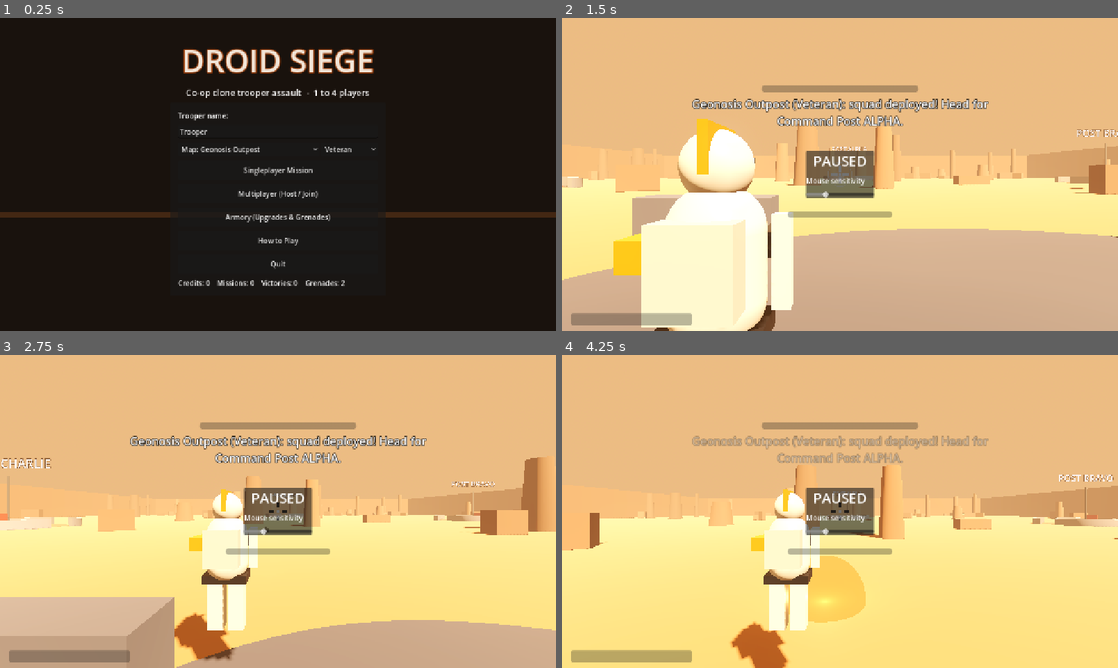
Above: before the commit, frames 1-4 (two rows, left to right).
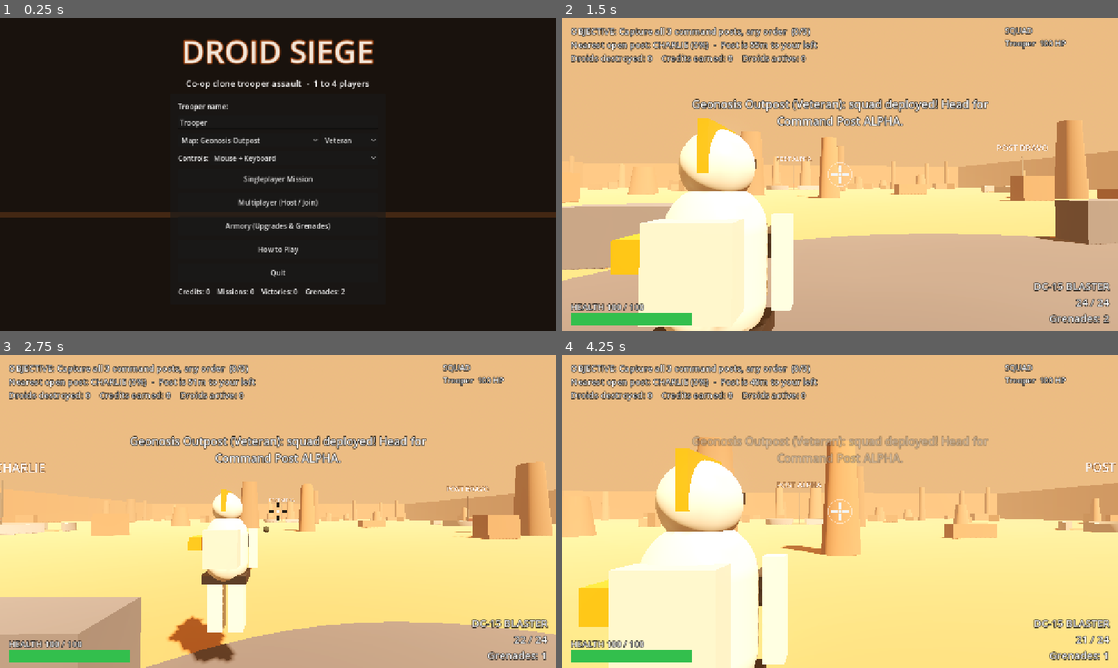
Above: after the commit, the same moments.

Repository: adamcantcodelol/droid-siege
Game: Godot game, scene res://scenes/main_menu.tscn
Same seed, same stepped clock (60 frames per second), same inputs: the game is played once before the commit and once after it.
Inputs (mouse positions are in pixels of both pictures, inside the frame that each line leads up to):
- Up to frame 1 (0.25 s): no input
- Up to frame 2 (1.5 s): click "Singleplayer Mission" at 0.5 s; move the mouse to (867, 174) at 1.27 s; hold W (move_forward) from 1.28 s (still down); hold Right mouse button (aim) from 1.28 s (still down)
- Up to frame 3 (2.75 s): keep holding W (move_forward); tap Space (jump) at 1.52, 1.82, 2.27, 2.57 s; click (305, 511) at 1.55 s; move the mouse to (250, 511) at 2.02 s; release Right mouse button (aim) at 2.03 s; click (250, 511) at 2.1 s; tap G (grenade) at 2.3 s
- Up to frame 4 (4.25 s): keep holding W (move_forward); move the mouse to (851, 505) at 2.77 s; hold Shift (sprint) 2.78-3.53 s; tap G (grenade) at 2.85 s; click (851, 505) at 2.92 s; move the mouse to (834, 517) at 3.52 s; tap Shift (sprint) at 3.6 s; click (834, 517) at 3.67 s; tap Space (jump) at 3.77, 4.07 s; tap Q (kb_aim, bound only after the commit) at 3.8 s

The runs differ from the first frame. In frame 1, 5.9% of the frame differs, in the area x 32-68%, y 6-89%; in frame 2, 19%; in frame 3, 15%; in frame 4, 31%, in the area x 0-100%, y 2-100%.
Error before the commit: Invalid call. Nonexistent function 'build_control_options' in base 'Node (game.gd)'. (res://scripts/hud.gd:185)

Commit message:
Trackpad/keyboard-only control mode: keyboard turn/look, F/Ctrl fire, Q/Alt aim toggle, aim assist, optional auto-fire; menu+pause options; kbtest

Diff:
--- a/scripts/game.gd
+++ b/scripts/game.gd
@@ -50,6 +50,11 @@
 var sounds := {}
 var menu_message := ""
 var mouse_sensitivity := 0.0025
+var control_mode := 0      # 0 = mouse + keyboard, 1 = trackpad / keyboard only
+var turn_speed := 2.6      # radians per second for keyboard turning
+var auto_fire := false
+var aim_assist := true
+const CONTROL_MODES := ["Mouse + Keyboard", "Trackpad / Keyboard Only"]
 var _test_start_ms := 0
 var _test_done := false
 
@@ -73,16 +78,68 @@
 		call_deferred("_start_test")
 
 
+func controls_help() -> String:
+	if control_mode == 1:
+		return "TRACKPAD / KEYBOARD: WASD move, Arrows or J/L turn + I/K look, F or Ctrl fire (trackpad tap also fires), Q or Alt toggle aim, Shift sprint, Space jump, R reload, G grenade, E (hold) revive, Esc pause. Aim assist pulls toward droids near the crosshair%s." % (", auto-fire ON" if auto_fire else "")
+	return "MOUSE + KEYBOARD: WASD move, Mouse look, Left click fire, Right click aim, Shift sprint, Space jump, R reload, G grenade, E (hold) revive, Esc pause."
+
+
+## Adds the Controls selector (+ turn speed, aim assist, auto-fire) to a menu box.
+func build_control_options(box: Control) -> void:
+	var row := HBoxContainer.new()
+	var l := Label.new()
+	l.text = "Controls:"
+	row.add_child(l)
+	var opt := OptionButton.new()
+	opt.size_flags_horizontal = Control.SIZE_EXPAND_FILL
+	for m in CONTROL_MODES:
+		opt.add_item(m)
+	opt.selected = control_mode
+	row.add_child(opt)
+	box.add_child(row)
+	var extra := VBoxContainer.new()
+	box.add_child(extra)
+	var tl := Label.new()
+	tl.text = "Keyboard turn speed"
+	extra.add_child(tl)
+	var ts := HSlider.new()
+	ts.min_value = 0.8
+	ts.max_value = 6.0
+	ts.step = 0.1
+	ts.value = turn_speed
+	ts.value_changed.connect(func(v): turn_speed = v; write_save())
+	extra.add_child(ts)
+	var aa := CheckBox.new()
+	aa.text = "Aim assist (pulls toward droids near the crosshair)"
+	aa.button_pressed = aim_assist
+	aa.toggled.connect(func(on): aim_assist = on; write_save())
+	extra.add_child(aa)
+	var af := CheckBox.new()
+	af.text = "Auto-fire when the crosshair is on a droid"
+	af.button_pressed = auto_fire
+	af.toggled.connect(func(on): auto_fire = on; write_save())
+	extra.add_child(af)
+	extra.visible = control_mode == 1
+	opt.item_selected.connect(func(i): control_mode = i; extra.visible = i == 1; write_save())
+
+
 func is_headless() -> bool:
 	return DisplayServer.get_name() == "headless"
 
 
 # ---------------------------------------------------------------- input
 func _setup_input() -> void:
-	_bind("move_forward", [KEY_W, KEY_UP])
-	_bind("move_back", [KEY_S, KEY_DOWN])
-	_bind("move_left", [KEY_A, KEY_LEFT])
-	_bind("move_right", [KEY_D, KEY_RIGHT])
+	_bind("move_forward", [KEY_W])
+	_bind("move_back", [KEY_S])
+	_bind("move_left", [KEY_A])
+	_bind("move_right", [KEY_D])
+	# Keyboard / trackpad mode (only used when control_mode == 1)
+	_bind("turn_left", [KEY_LEFT, KEY_J])
+	_bind("turn_right", [KEY_RIGHT, KEY_L])
+	_bind("look_up", [KEY_UP, KEY_I])
+	_bind("look_down", [KEY_DOWN, KEY_K])
+	_bind("kb_fire", [KEY_F, KEY_CTRL])
+	_bind("kb_aim", [KEY_Q, KEY_ALT])
 	_bind("sprint", [KEY_SHIFT])
 	_bind("jump", [KEY_SPACE])
 	_bind("reload", [KEY_R])
@@ -109,7 +166,7 @@
 # ---------------------------------------------------------------- save / upgrades
 func default_save() -> Dictionary:
 	return {"credits": 0, "dmg": 0, "rate": 0, "mag": 0, "armor": 0, "grenades": 2,
-		"missions": 0, "wins": 0, "name": "Trooper", "sens": 0.0025, "map": 0, "diff": 1}
+		"missions": 0, "wins": 0, "name": "Trooper", "sens": 0.0025, "map": 0, "diff": 1, "controls": 0, "turn_speed": 2.6, "auto_fire": false, "aim_assist": true}
 
 
 func load_save() -> void:
@@ -127,11 +184,19 @@
 	player_name = str(save["name"])
 	settings = {"map": int(save["map"]), "diff": int(save["diff"])}
 	mouse_sensitivity = float(save["sens"])
+	control_mode = int(save["controls"])
+	turn_speed = float(save["turn_speed"])
+	auto_fire = bool(save["auto_fire"])
+	aim_assist = bool(save["aim_assist"])
 
 
 func write_save() -> void:
 	save["name"] = player_name
 	save["sens"] = mouse_sensitivity
+	save["controls"] = control_mode
+	save["turn_speed"] = turn_speed
+	save["auto_fire"] = auto_fire
+	save["aim_assist"] = aim_assist
 	save["map"] = int(settings["map"])
 	save["diff"] = int(settings["diff"])
 	var f := FileAccess.open(SAVE_PATH, FileAccess.WRITE)
@@ -479,9 +544,9 @@
 
 
 @rpc("authority", "call_remote", "unreliable_ordered")
-func objective_state(ph: int, prog: float, t: float, k: int, ne: int, earned: int) -> void:
-	if world != null:
-		world.apply_objective(ph, prog, t, k, ne, earned)
+func objective_state(ph: int, prog: Vector3, cap_mask: int, con_mask: int, t: float, k: int, ne: int, earned: int) -> void:
+	if world != null:
+		world.apply_objective(ph, prog, cap_mask, con_mask, t, k, ne, earned)
 
 
 @rpc("authority", "call_remote", "reliable")
@@ -499,8 +564,10 @@
 # ---------------------------------------------------------------- headless test harness
 func _start_test() -> void:
 	match test_mode:
-		"smoke", "smoke2", "smokefail":
+		"smoke", "smoke2", "smokefail", "walkcap", "kbtest":
 			player_name = "SmokeTester"
+			control_mode = 1 if test_mode == "kbtest" else 0
+			aim_assist = true
 			settings = {"map": 1, "diff": 2} if test_mode == "smoke2" else {"map": 0, "diff": 1}
 			start_singleplayer()
 		"server", "server_late":
@@ -562,7 +629,7 @@
 				_test_done = true
 				print("[test] CLIENT FAIL timeout world=%s" % [world != null])
 				get_tree().quit(1)
-		"smoke", "smoke2", "smokefail":
+		"smoke", "smoke2", "smokefail", "walkcap", "kbtest":
 			if elapsed > 150.0:
 				_test_done = true
 				print("[test] SMOKE FAIL timeout phase=", world.phase if world else -1)
--- a/scripts/main_menu.gd
+++ b/scripts/main_menu.gd
@@ -12,6 +12,7 @@
 var credits_label: Label
 var shop_list: VBoxContainer
 var shop_credits: Label
+var help_controls: Label
 
 
 func _ready() -> void:
@@ -114,6 +115,8 @@
 	if which == "main":
 		credits_label.text = "Credits: %d    Missions: %d    Victories: %d    Grenades: %d" % [
 			Game.save["credits"], Game.save["missions"], Game.save["wins"], Game.save["grenades"]]
+	if which == "help":
+		help_controls.text = "Current controls - " + Game.controls_help()
 	if which == "shop":
 		_refresh_shop()
 	if which == "lobby":
@@ -143,6 +146,7 @@
 	diff_opt.selected = int(Game.settings["diff"])
 	diff_opt.item_selected.connect(func(i): Game.settings["diff"] = i; Game.write_save())
 	row.add_child(diff_opt)
+	Game.build_control_options(box)
 	_btn(box, "Singleplayer Mission", func(): Game.write_save(); Game.start_singleplayer())
 	_btn(box, "Multiplayer (Host / Join)", func(): _show("mp"))
 	_btn(box, "Armory (Upgrades & Grenades)", func(): _show("shop"))
@@ -195,7 +199,9 @@
 func _build_help(holder: Control) -> Control:
 	var box := _panel(holder)
 	_lbl(box, "HOW TO PLAY", 22)
-	_lbl(box, "Capture command posts ALPHA, BRAVO and CHARLIE by standing in their rings (droids in the ring stall the capture). Then survive until the gunship arrives.\n\nWASD move, Shift sprint, Space jump, Mouse aim, Left click fire, Right click aim down sights, R reload, G throw grenade, E (hold) revive a downed squadmate, Esc pause.\n\nB1 droids are weak. B2 super droids are tough. Droidekas roll in fast, then deploy a shield that blocks shots from the front: flank them, shoot them while rolling, or break the shield (grenades do double shield damage).\n\nIf every trooper is down, the mission fails. Earn credits and spend them in the Armory.", 14)
+	help_controls = _lbl(box, "", 14)
+	help_controls.add_theme_color_override("font_color", Color(1, 0.85, 0.5))
+	_lbl(box, "Capture command posts ALPHA, BRAVO and CHARLIE in any order by standing in their rings (more droids than troopers in a ring = CONTESTED, capture pauses). Then survive until the gunship arrives.\n\nB1 droids are weak. B2 super droids are tough. Droidekas roll in fast, then deploy a shield that blocks shots from the front: flank them, shoot them while rolling, or break the shield (grenades do double shield damage).\n\nIf every trooper is down, the mission fails. Earn credits and spend them in the Armory.", 14)
 	_btn(box, "Back", func(): _show("main"))
 	return box
 
--- a/scripts/player.gd
+++ b/scripts/player.gd
@@ -32,6 +32,9 @@
 var revive_target = null
 var is_sprinting := false
 var is_aiming := false
+var aim_toggled := false
+var crosshair_on_enemy := false
+var assist_target = null
 var pitch := 0.0
 var net_pos := Vector3.ZERO
 var net_rot := 0.0
@@ -166,6 +169,10 @@
 		return false
 	if Game.is_headless():
 		return true
+	if Game.world.hud != null and Game.world.hud.is_blocking():
+		return false
+	if Game.control_mode == 1:
+		return true  # keyboard/trackpad mode works without a captured mouse
 	return Input.mouse_mode == Input.MOUSE_MODE_CAPTURED
 
 
@@ -187,7 +194,13 @@
 	var input := Vector2.ZERO
 	if act:
 		input = Input.get_vector("move_left", "move_right", "move_forward", "move_back")
-	is_aiming = act and Input.is_action_pressed("aim")
+	if act and Input.is_action_just_pressed("kb_aim"):
+		aim_toggled = not aim_toggled
+	if not act:
+		aim_toggled = false
+	is_aiming = act and (Input.is_action_pressed("aim") or aim_toggled)
+	if act and Game.control_mode == 1:
+		_keyboard_look(delta)
 	is_sprinting = act and Input.is_action_pressed("sprint") and input.y < -0.1 and not is_aiming and reloading <= 0.0
 	var speed := SPRINT_SPEED if is_sprinting else (AIM_SPEED if is_aiming else SPEED)
 	var dir := (transform.basis * Vector3(input.x, 0, input.y))
@@ -213,8 +226,12 @@
 		reloading -= delta
 		if reloading <= 0.0:
 			mag = mag_size
+	crosshair_on_enemy = _crosshair_enemy() != null
+	var want_fire := Input.is_action_pressed("fire") or Input.is_action_pressed("kb_fire")
+	if Game.control_mode == 1 and Game.auto_fire and crosshair_on_enemy:
+		want_fire = true
 	if act:
-		if Input.is_action_pressed("fire") and fire_cd <= 0.0 and reloading <= 0.0 and not is_sprinting:
+		if want_fire and fire_cd <= 0.0 and reloading <= 0.0 and not is_sprinting:
 			if mag > 0:
 				_shoot()
 			else:
@@ -240,6 +257,58 @@
 	if sync_cd <= 0.0:
 		sync_cd = 0.05
 		Game.net_all("player_state", [position, rotation.y, pitch, health, state], false)
+
+
+## Keyboard / trackpad camera: arrows or J/L turn, I/K look, plus light aim assist.
+func _keyboard_look(delta: float) -> void:
+	var turn := Input.get_axis("turn_left", "turn_right")
+	var look := Input.get_axis("look_down", "look_up")
+	var spd := Game.turn_speed * (0.5 if is_aiming else 1.0)
+	rotation.y -= turn * spd * delta
+	pitch = clampf(pitch + look * spd * 0.6 * delta, -1.2, 1.0)
+	if Game.aim_assist and cam != null:
+		assist_target = _assist_target()
+		if assist_target != null:
+			var aim_at: Vector3 = assist_target.global_position + Vector3(0, 1.2, 0)
+			var d := aim_at - cam.global_position
+			var want_yaw := atan2(-d.x, -d.z)
+			var want_pitch := atan2(d.y, Vector2(d.x, d.z).length())
+			var k := minf(1.0, delta * (7.0 if is_aiming else 4.0))
+			rotation.y = lerp_angle(rotation.y, want_yaw, k)
+			pitch = clampf(lerpf(pitch, want_pitch, k), -1.2, 1.0)
+	pivot.rotation.x = pitch
+
+
+## Nearest visible droid within ~10 degrees of the crosshair and 70 m.
+func _assist_target():
+	var best = null
+	var best_ang := deg_to_rad(10.0)
+	var fwd := -cam.global_transform.basis.z
+	for e in Game.world.enemies.values():
+		if not is_instance_valid(e):
+			continue
+		var p: Vector3 = e.global_position + Vector3(0, 1.2, 0)
+		var d := p - cam.global_position
+		if d.length() > 70.0:
+			continue
+		var ang := fwd.angle_to(d)
+		if ang < best_ang and Game.world.has_los(cam.global_position, p):
+			best_ang = ang
+			best = e
+	return best
+
+
+func _crosshair_enemy():
+	if cam == null:
+		return null
+	var origin := cam.global_position
+	var fwd := -cam.global_transform.basis.z
+	var q := PhysicsRayQueryParameters3D.create(origin, origin + fwd * 120.0, 1 | 4, [get_rid()])
+	var res := get_world_3d().direct_space_state.intersect_ray(q)
+	if res.is_empty():
+		return null
+	var col = res["collider"]
+	return col if col != null and col.has_method("get_enemy_id") else null
 
 
 func _handle_revive(delta: float, act: bool) -> void:
Not shown, added: scripts/crosshair.gd.uid
Not shown, changed: run_tests.sh
